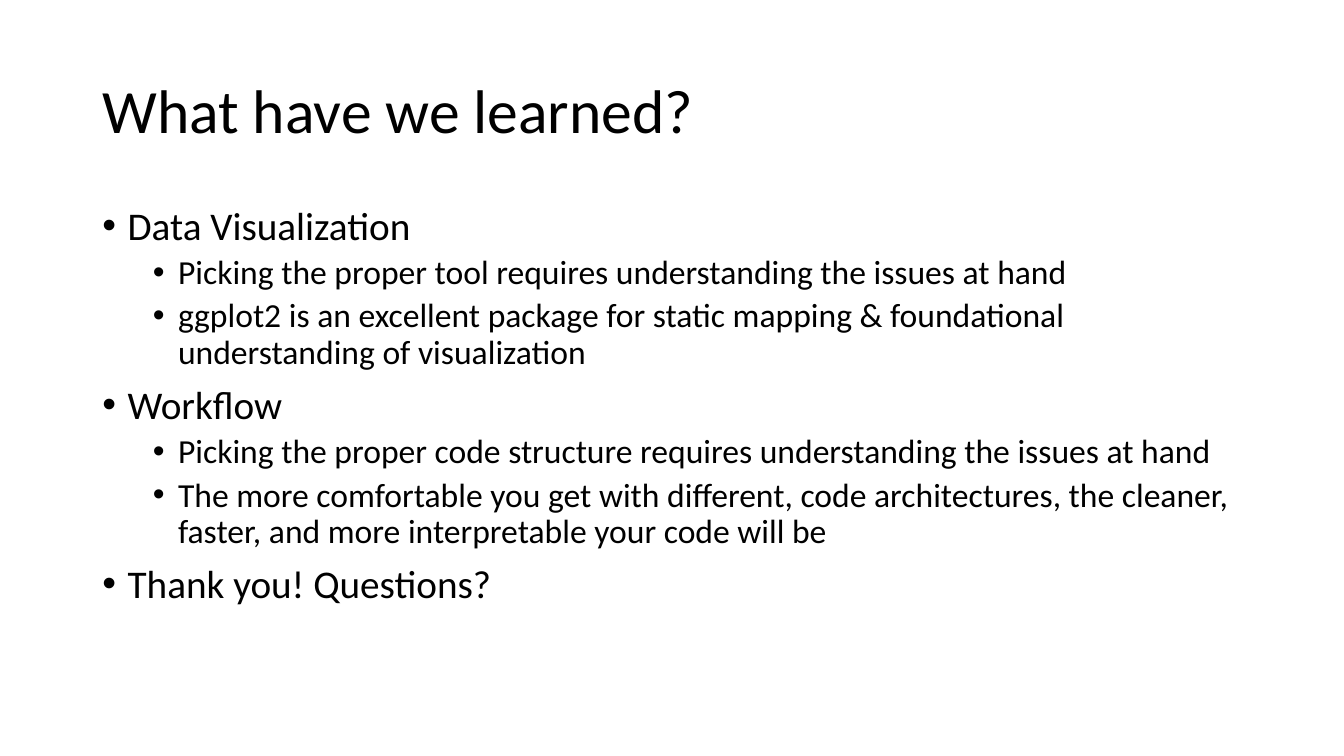
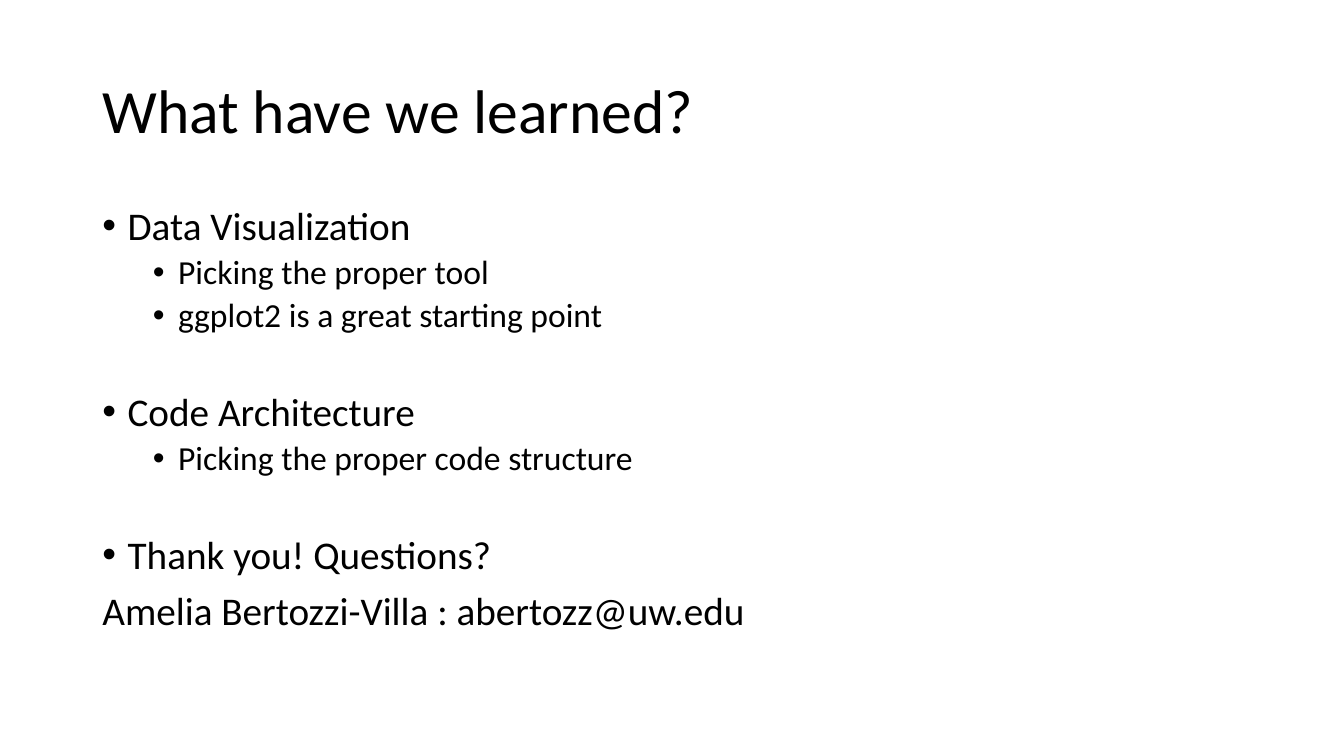
Before and after one commit to wynhsu/intro_to_r, a slide deck: slide 27 of class_3_4.pptx. Drawn at 1344x756 pixels with LibreOffice and Linux fonts; fonts in the diff are those of the drawing. Boxes give left, top, right and bottom in pixels: in the first picture for what was removed or moved away, otherwise in the second. Text is boxed around its words. In the diff, an @@ line names an element or a change of style, - is before the commit and + after.

Commit message:
rename workflow folder, clarify ggplot exercise, touch up powerpoint

```diff
--- a/class_3_4.pptx
+++ b/class_3_4.pptx
@@ text at (128, 260, 632, 476): text changed @@
-  • Picking the proper tool requires understanding the issues at hand
-  • ggplot2 is an excellent package for static mapping & foundational understanding of visualization
-• Workflow
-  • Picking the proper code structure requires understanding the issues at hand
-  • The more comfortable you get with different, code architectures, the cleaner, faster, and more interpretable your code will be
+  • Picking the proper tool
+  • ggplot2 is a great starting point
+• Code Architecture
+  • Picking the proper code structure
@@ text at (102, 597, 745, 630): paragraph added @@
+Amelia Bertozzi-Villa : abertozz@uw.edu
```
Also in this commit, not shown: 3 other slides changed, 1 slide added, 1 slide removed, 10 other files.
